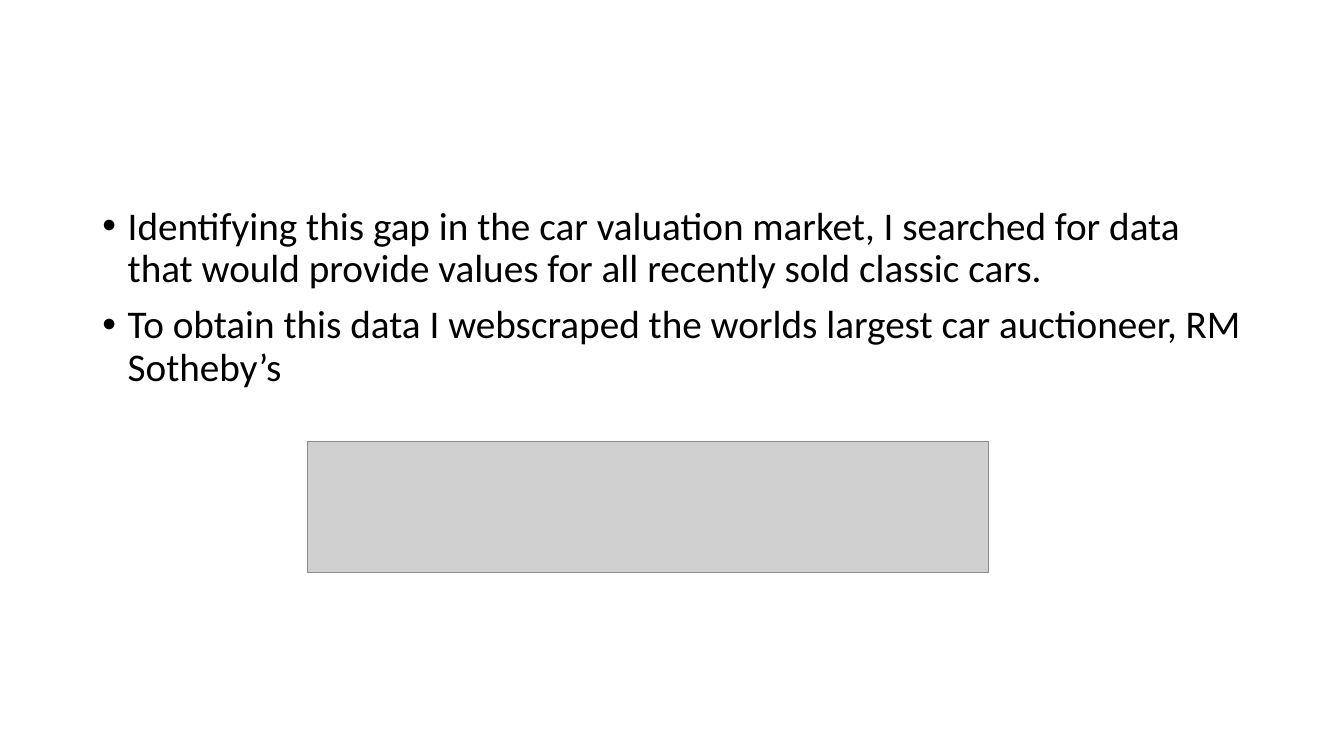
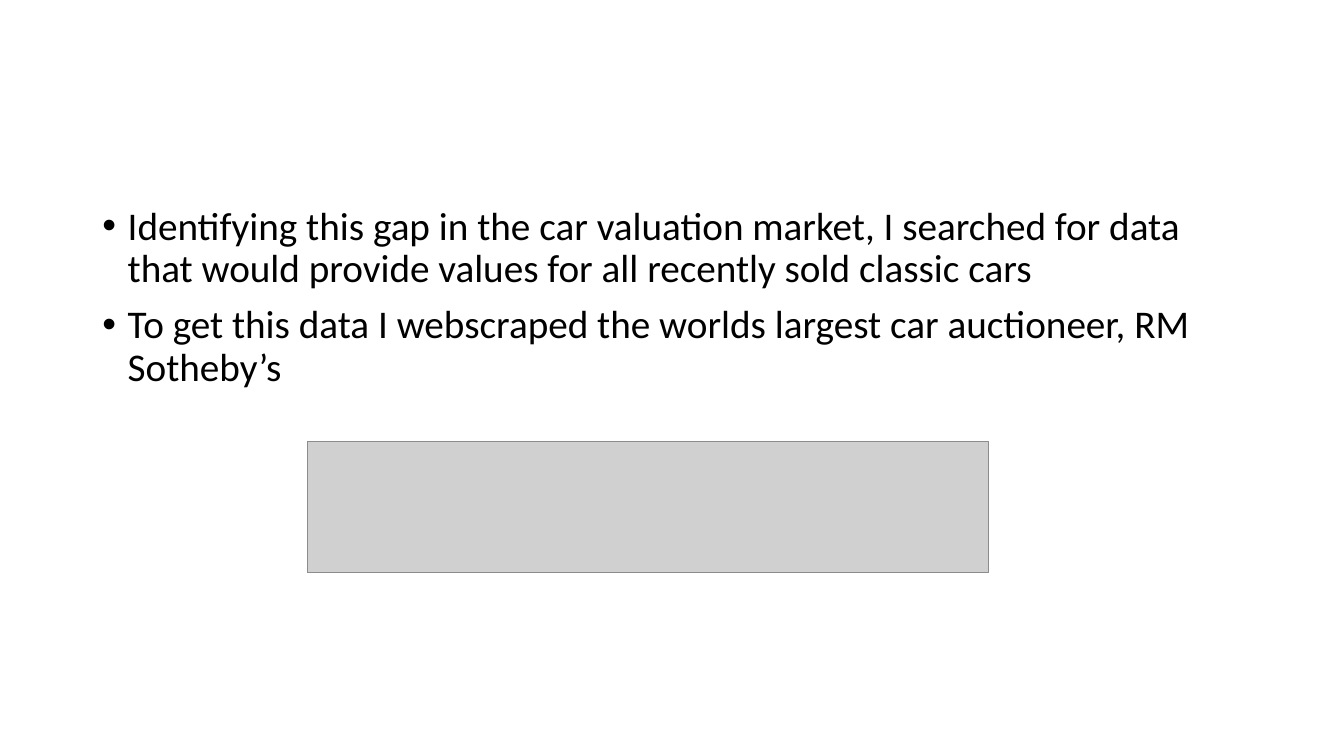
Before and after one commit to tonypennoyer/python_project, a slide deck: slide 4 of Tony_Pennoyer_Python_Proj_Presentation.pptx. Drawn at 1344x756 pixels with LibreOffice and Linux fonts; fonts in the diff are those of the drawing; grey boxes stand for pictures. Boxes give left, top, right and bottom in pixels: in the first picture for what was removed or moved away, otherwise in the second. Text is boxed around its words. In the diff, an @@ line names an element or a change of style, - is before the commit and + after.

Commit message:
final pp update

```diff
--- a/Tony_Pennoyer_Python_Proj_Presentation.pptx
+++ b/Tony_Pennoyer_Python_Proj_Presentation.pptx
@@ text at (128, 212, 1189, 388): text changed @@
-• Identifying this gap in the car valuation market, I searched for data that would provide values for all recently sold classic cars.
-• To obtain this data I webscraped the worlds largest car auctioneer, RM Sotheby’s
+• Identifying this gap in the car valuation market, I searched for data that would provide values for all recently sold classic cars
+• To get this data I webscraped the worlds largest car auctioneer, RM Sotheby’s
```
Also in this commit, not shown: 10 other slides changed.
